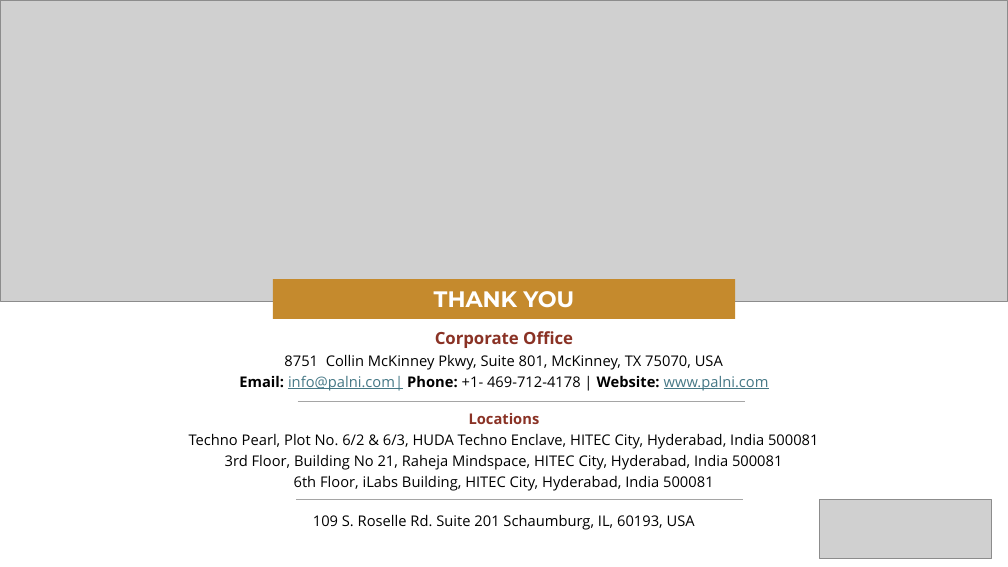
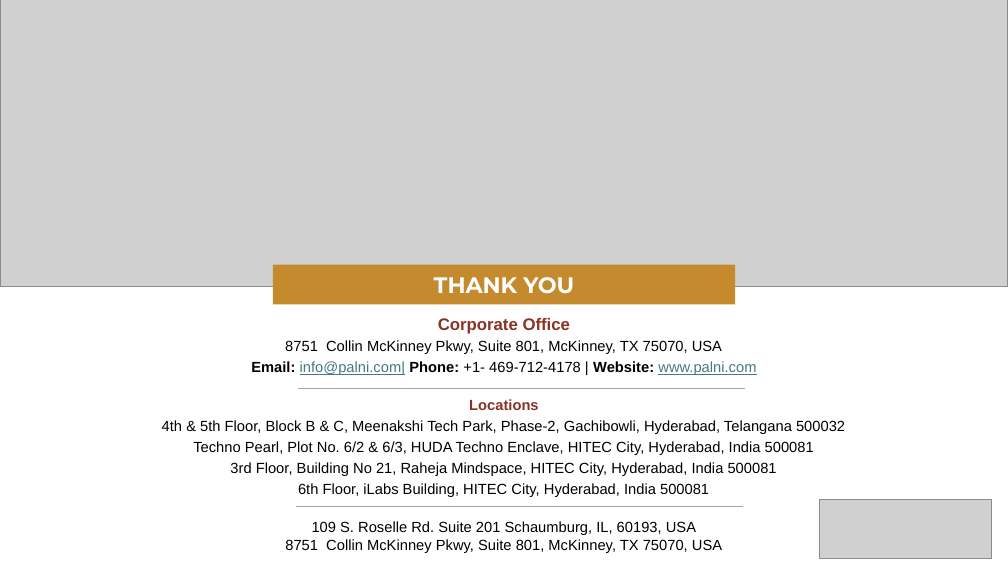
Before and after one commit to liza212/Test, a slide deck: slide 21 of decks/Palni_Capabilities_Partner.pptx (slide 19 before the commit). Drawn at 1008x567 pixels with LibreOffice and Linux fonts; fonts in the diff are those of the drawing; grey boxes stand for pictures. Boxes give left, top, right and bottom in pixels: in the first picture for what was removed or moved away, otherwise in the second. Text is boxed around its words. In the diff, an @@ line names an element or a change of style, - is before the commit and + after.

```diff
--- a/decks/Palni_Capabilities_Partner.pptx
+++ b/decks/Palni_Capabilities_Partner.pptx
@@ text "Corporate Office": place and size @@
-text "Corporate Office" at [189, 331, 818, 530]
+text "Corporate Office" at [162, 318, 845, 553]
@@ text at [193, 318, 814, 535]: font Open Sans to Arial in "Corporate Office", "8751 Collin McKinney Pkwy, Suite 801, McKinney, ...", "Email: info@palni.com| Phone: +1- 469-712-4178 | Website: ...", "Locations" and 4 more places @@
@@ 1 picture, 1 rectangle, 1 freeform shape: place and size @@
-1 picture, 1 rectangle, 1 freeform shape at [0, 0, 1008, 412]
+1 picture, 1 rectangle, 1 freeform shape at [0, 0, 1008, 399]
@@ text at [162, 420, 845, 434]: paragraph added @@
+4th & 5th Floor, Block B & C, Meenakshi Tech Park, Phase-2, Gachibowli, Hyderabad, Telangana 500032
@@ freeform shape: place and size @@
-freeform shape at [296, 500, 743, 500]
+freeform shape at [296, 507, 743, 507]
@@ text at [285, 539, 722, 553]: paragraph added @@
+8751 Collin McKinney Pkwy, Suite 801, McKinney, TX 75070, USA
```
Also in this commit, not shown: 11 other slides changed, 4 slides added, 2 slides removed.
